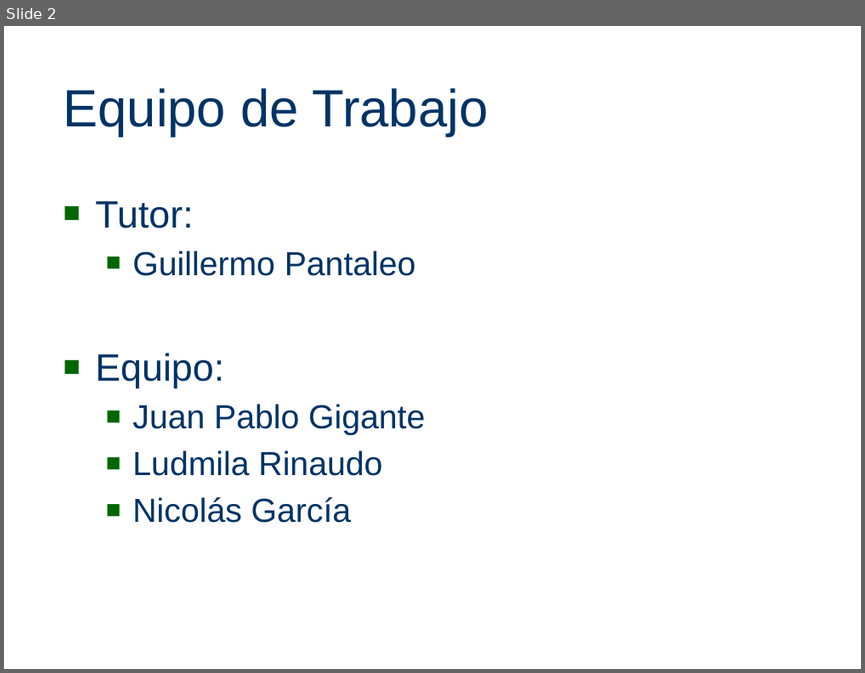
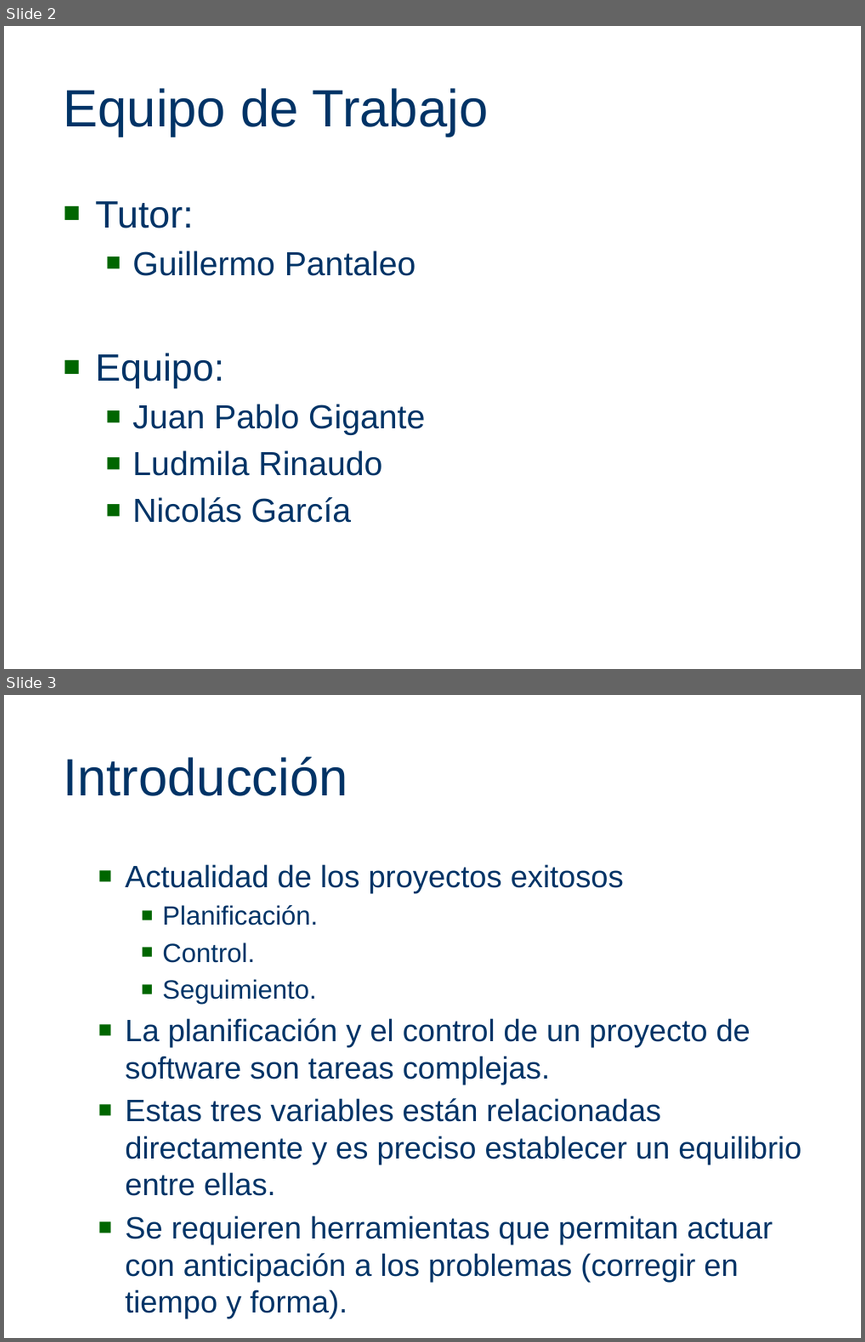
Before and after one commit to joshishimla99/tempore, a slide deck: docs/PresentacionFebrero2011/PresentacionFebrero2011Tempore.pptx. Shown one above the other, each under a label of ours: slide 2 before the commit, slides 2 and 3 after it. The pictures are 865x673 and 865x1342 pixels, drawn with LibreOffice and Linux fonts; fonts in the diff are those of the drawing; background and template pictures are left out. Boxes give left, top, right and bottom in pixels: in the first picture for what was removed or moved away, otherwise in the second. Text is boxed around its words. In the diff, an @@ line names an element or a change of style, - is before the commit and + after.

```diff
--- a/docs/PresentacionFebrero2011/PresentacionFebrero2011Tempore.pptx
+++ b/docs/PresentacionFebrero2011/PresentacionFebrero2011Tempore.pptx
@@ slide 3 added at box(4, 695, 861, 1338), background picture (left out) @@
@@ title added at box(64, 756, 348, 796), 44 pt, text #003366 @@
+Introducción
@@ text added at box(125, 864, 801, 1281), 25.9 pt, text #003366 @@
+  ■ Actualidad de los proyectos exitosos
+    ■ Planificación.
+    ■ Control.
+    ■ Seguimiento.
+  ■ La planificación y el control de un proyecto de software son tareas complejas.
+  ■ Estas tres variables están relacionadas directamente y es preciso establecer un equilibrio entre ellas.
+  ■ Se requieren herramientas que permitan actuar con anticipación a los problemas (corregir en tiempo y forma).
```
Also in this commit, not shown: 5 slides changed, 1 other slide added, 3 slides removed.
